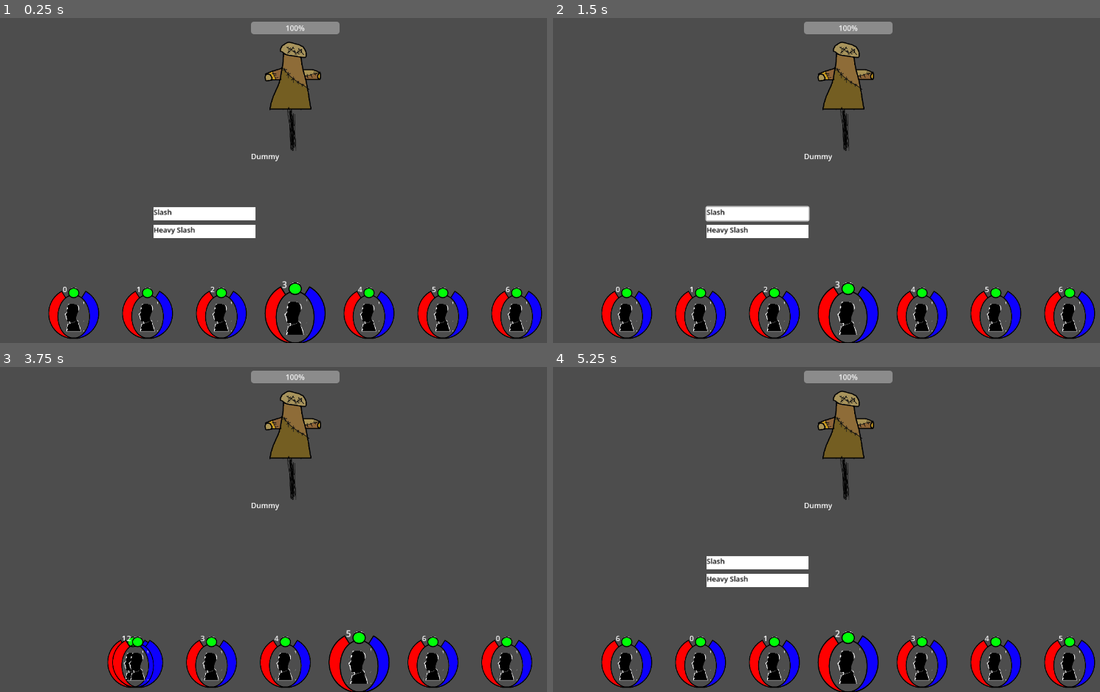
Above: before the commit, frames 1-4 (two rows, left to right).
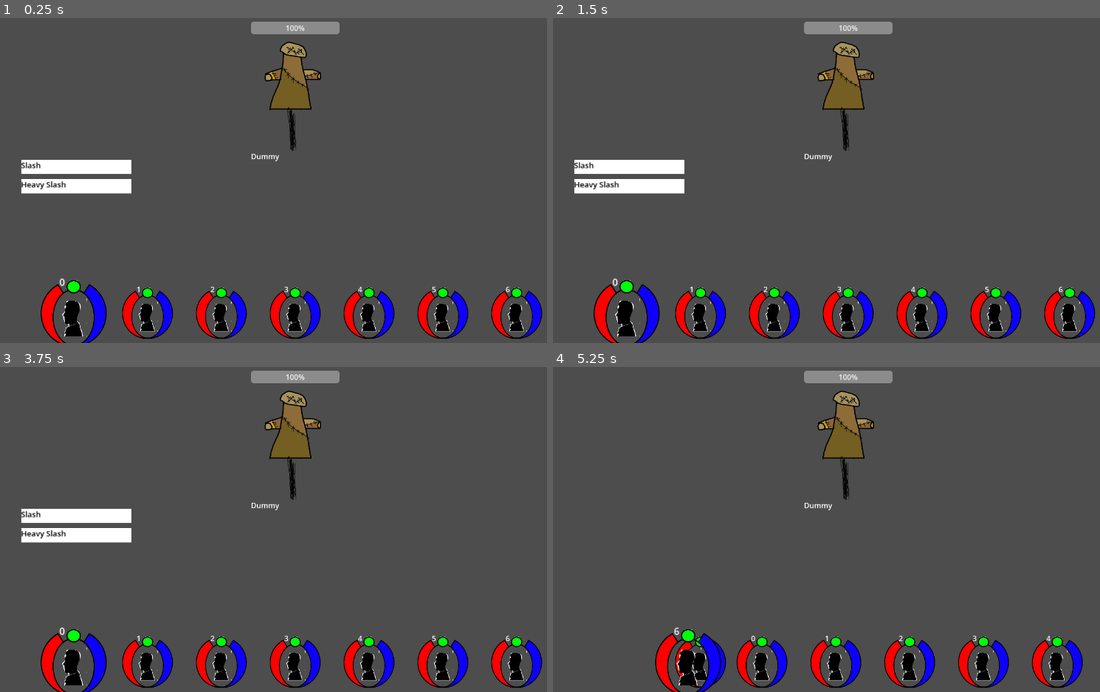
Above: after the commit, the same moments.

Repository: JaroschJr/RPG
Game: Godot game, scene res://Battle/Battlefield.tscn
The game is run twice, just before and just after one commit, with the same random seed, the same clock (stepped at 60 frames per second) and the same inputs. The project has no main scene, so this scene is started directly.
Inputs (mouse positions are in pixels of both pictures, inside the frame that each line leads up to):
- Up to frame 1 (0.25 s): no input
- Up to frame 2 (1.5 s): click (755, 213) at 0.52 s; click (755, 213) at 1.27 s
- Up to frame 3 (3.75 s): click (202, 562) at 2.02 s; tap Enter at 2.75 s; move the mouse to (295, 441) at 2.77 s; click (295, 441) at 2.85 s; tap Space at 3.5 s; move the mouse to (71, 662) at 3.52 s; click (71, 662) at 3.6 s
- Up to frame 4 (5.25 s): move the mouse to (919, 662) at 4.27 s; click (919, 662) at 4.35 s; click (919, 662) at 5.1 s

The runs differ from the first frame. In frame 1, 5.4% of the frame differs, in the area x 3-60%, y 43-100%; in frame 2, 5.6%; in frame 3, 11%, in the area x 3-100%, y 43-100%; in frame 4, 10%.

Commit message:
Leftmost character in queue is active, instead of center.
Slight aesthetic tweaks to the positioning of menus.

Diff:
--- a/Battle/AbilityMenuButton.tscn
+++ b/Battle/AbilityMenuButton.tscn
@@ -6,11 +6,13 @@
 script = ExtResource("1_hnhqy")
 
 [node name="ColorRect" type="ColorRect" parent="."]
-offset_right = 184.0
+offset_left = -88.0
+offset_right = 96.0
 offset_bottom = 24.0
 
 [node name="Label" type="Label" parent="."]
-offset_right = 192.0
+offset_left = -88.0
+offset_right = 104.0
 offset_bottom = 24.0
 theme_override_colors/font_color = Color(0, 0, 0, 1)
 theme_override_font_sizes/font_size = 13
@@ -18,7 +20,8 @@
 "
 
 [node name="Button" type="Button" parent="."]
-offset_right = 184.0
+offset_left = -88.0
+offset_right = 96.0
 offset_bottom = 24.0
 flat = true
 
--- a/Battle/BatleCharacter.tscn
+++ b/Battle/BatleCharacter.tscn
@@ -27,7 +27,7 @@
 offset_bottom = -41.0
 
 [node name="AbilityMenu" parent="." instance=ExtResource("3_wwn3o")]
-position = Vector2(-128, -96)
+position = Vector2(0, -128)
 
 [connection signal="mouse_entered" from="Area2D" to="." method="_on_area_2d_mouse_entered"]
 [connection signal="mouse_exited" from="Area2D" to="." method="_on_area_2d_mouse_exited"]
--- a/Battle/Battlefield.gd
+++ b/Battle/Battlefield.gd
@@ -13,7 +13,8 @@
 	#this shamefull assemblage is the best I can aproximate.
 	var pMember = load("res://Battle/BatleCharacter.tscn")
 	party = []
-	for i in range(7):
+	for i in range(7):#this works for any party size
+		#this chunk is a placeholder. Eventually these will be being read in from elsewhere.
 		var member = BatleCharacter.instantiate()
 		var ability_list = ["slash", "heavy_slash"]
 		add_child(member)
@@ -42,19 +43,22 @@
 		nextPosition = nextPosition + adjust
 		var pMem = party[x]
 		pMem.scale = Vector2(1,1)
-		tween.tween_property(pMem, "position" ,nextPosition,0.125).set_ease(Tween.EASE_OUT)
+		tween.tween_property(pMem, "position" ,nextPosition,.1).set_ease(Tween.EASE_OUT)
 		#tween.tween_property(pMem, "position" ,hub,0.2).set_ease(Tween.EASE_OUT)
-	center = party[3]
-	center.scale = Vector2(1.2,1.2)
+	center = party[0]
+	#center = party[0]
+	center.scale = Vector2(1.3,1.3)
 
 func _center_char(newCenter):
-	var offset = party.find(newCenter) + 4
-	if offset == 7:
+	var pSize = party.size()
+	#var offset = party.find(newCenter) + 4
+	var offset = party.find(newCenter)
+	if offset == pSize:
 		return
-	elif offset > 7:
-		offset = offset - 7
+	elif offset > pSize:
+		offset = offset - pSize
 	for x in offset:
-		for i in party.size()-1:
+		for i in pSize-1:
 			center._close_ability_menu()
 			var temp = party[i-1]
 			party[i-1] = party[i]
